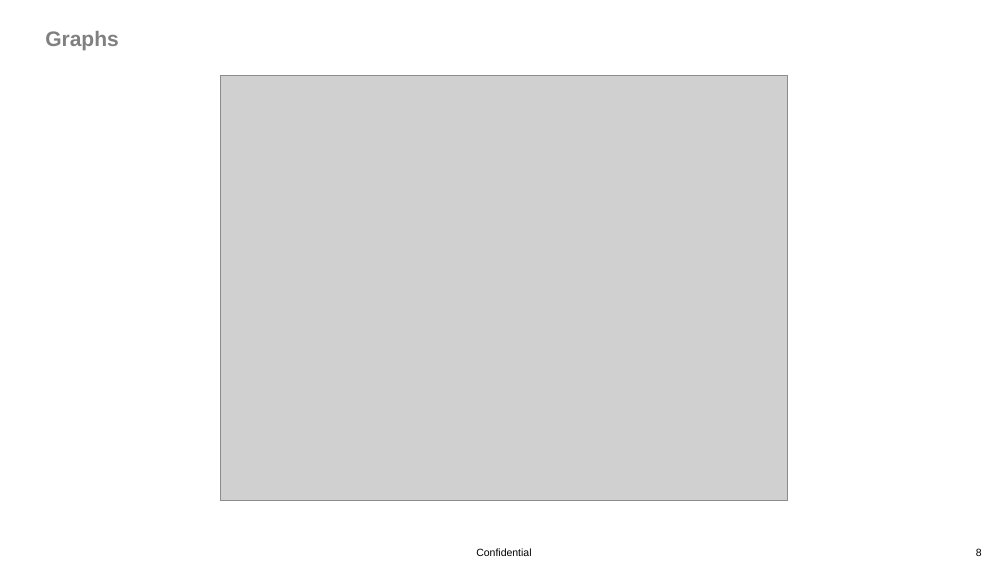
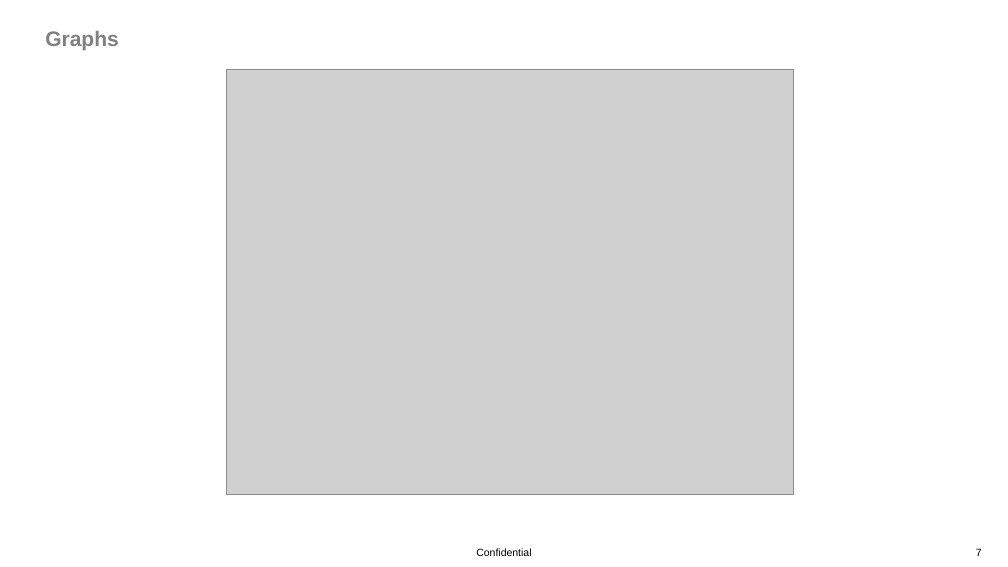
Before and after one commit to ejc233/financefinder, a slide deck: slide 7 of hackgraphs.ppt (slide 8 before the commit). Drawn at 1008x567 pixels with LibreOffice and Linux fonts; fonts in the diff are those of the drawing; grey boxes stand for pictures; background and template pictures are left out. Boxes give left, top, right and bottom in pixels: in the first picture for what was removed or moved away, otherwise in the second. Text is boxed around its words. In the diff, an @@ line names an element or a change of style, - is before the commit and + after.

```diff
--- a/hackgraphs.ppt
+++ b/hackgraphs.ppt
@@ picture: place and size @@
-picture at (220,76,787,501)
+picture at (227,70,794,495)
@@ page number at (976,548,982,556): text changed @@
-8
+7
```
Also in this commit, not shown: 2 other slides changed, 11 other files.
